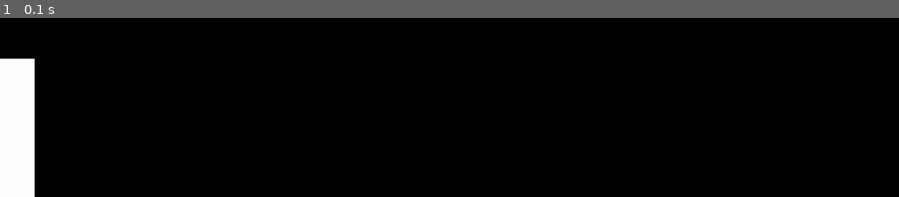
Above: before the commit, frame 1.
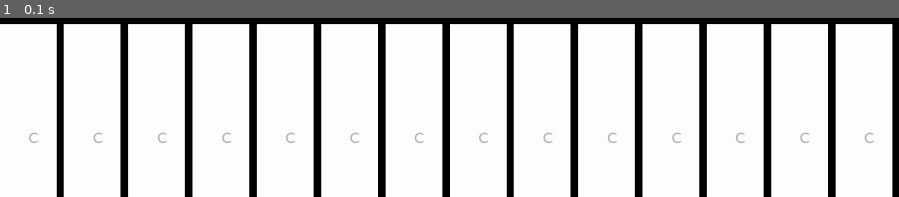
Above: after the commit, the same moment.

Repository: jdrhea/pygame-piano
Game: pygame game, started from pypiano.py
Same seed, same stepped clock (60 frames per second), same inputs: the game is played once before the commit and once after it.
Inputs:
- Up to frame 1 (0.1 s): no input

The runs differ from the first frame. In frame 1, 84% of the frame differs, in the area x 0-100%, y 3-100%.

Commit message:
made keys

Diff:
--- a/pypiano.py
+++ b/pypiano.py
@@ -7,19 +7,28 @@
 GAME_WIDTH = 1300
 GAME_HEIGHT = 600
 
-KEY_WIDTH = 50
-KEY_HEIGHT = 200
+SPACE_WIDTH = 10
+
+KEY_WIDTH = (GAME_WIDTH / 14)-SPACE_WIDTH
+KEY_HEIGHT = 250
+
+keyLabels = {"C1", "D1", "E1", "F1", "G1", "A1", "B1", "C2", "D2", "E2", "F2", "G2", "A2", "B2"}
+
 
 pygame.init()
 window = pygame.display.set_mode((GAME_WIDTH, GAME_HEIGHT))
 pygame.display.set_caption('Pygame Piano')
 clock = pygame.time.Clock()
 
-key = pygame.Rect(0, GAME_HEIGHT - KEY_HEIGHT, KEY_WIDTH, KEY_HEIGHT)
+
 
 def draw():
-    for i in range(1, 13):
-        pygame.draw.rect(window, (255, 255, 255), key)
+    for i in range(0, 14):
+        key = pygame.Rect(0 + (KEY_WIDTH + SPACE_WIDTH) * i , GAME_HEIGHT - KEY_HEIGHT, KEY_WIDTH, KEY_HEIGHT)
+        pygame.draw.rect(window, (255, 255, 255), key)  # key fill
+        key_font = pygame.font.SysFont('Gill Sans', 25)
+        key_text = key_font.render("C", True, (175, 175, 175))
+        window.blit(key_text, (i * (KEY_WIDTH + SPACE_WIDTH) + KEY_WIDTH/2, KEY_HEIGHT *2))
 
 while True: # game loop
     for event in pygame.event.get():
Not shown, changed: .DS_Store
